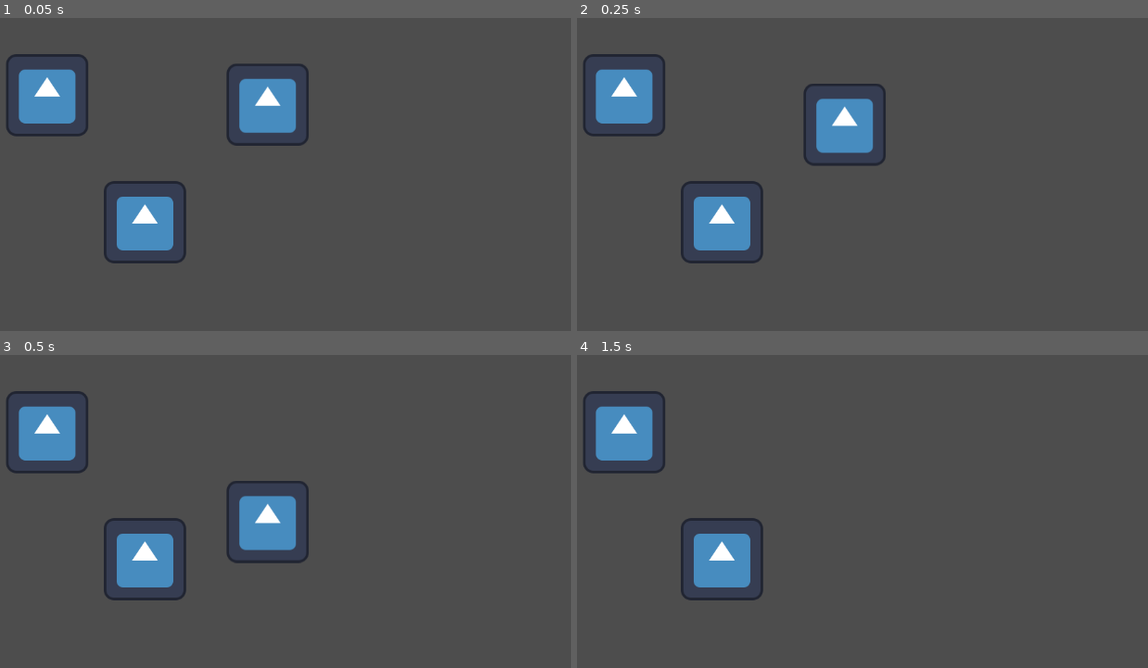
Above: before the commit, frames 1-4 (two rows, left to right).
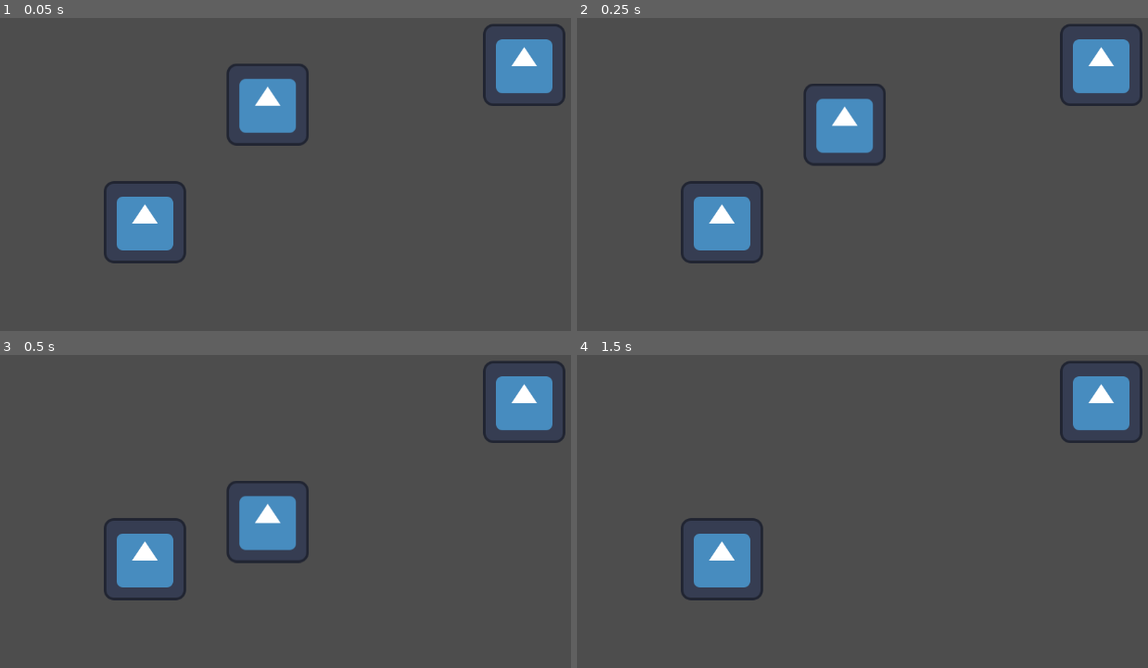
Above: after the commit, the same moments.

Repository: whizary/Pizza-Delivery
Game: Godot game, scene res://main.tscn
Same seed, same stepped clock (60 frames per second), same inputs: the game is played once before the commit and once after it. The project has no main scene, so this scene is started directly. The engine's default icon, where the game draws it, is replaced by a stand-in: a white triangle on a blue panel in a dark square.
Inputs:
- Up to frame 1 (0.05 s): no input
- Up to frame 2 (0.25 s): no input
- Up to frame 3 (0.5 s): no input
- Up to frame 4 (1.5 s): tap Enter (ui_accept) at 0.5, 0.77, 1.25 s; hold Right (ui_right) from 0.53 s (still down)

The runs differ from the first frame. In frame 1, 4.4% of the frame differs, in the area x 1-100%, y 1-38%; in frame 2, 4.4%; in frame 3, 4.4%; in frame 4, 4.4%.

Commit message:
Update main.tscn

Diff:
--- a/main.tscn
+++ b/main.tscn
@@ -23,5 +23,5 @@
 texture = ExtResource("2_a1g5q")
 
 [node name="Icon2" type="Sprite2D" parent="."]
-position = Vector2(232, 204)
+position = Vector2(974, 157)
 texture = ExtResource("2_a1g5q")
